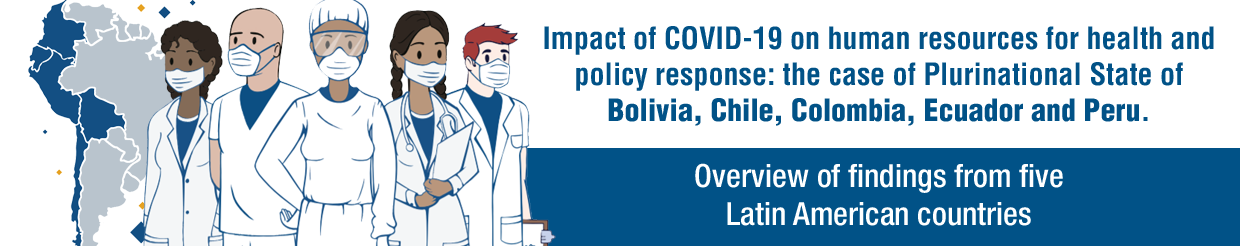
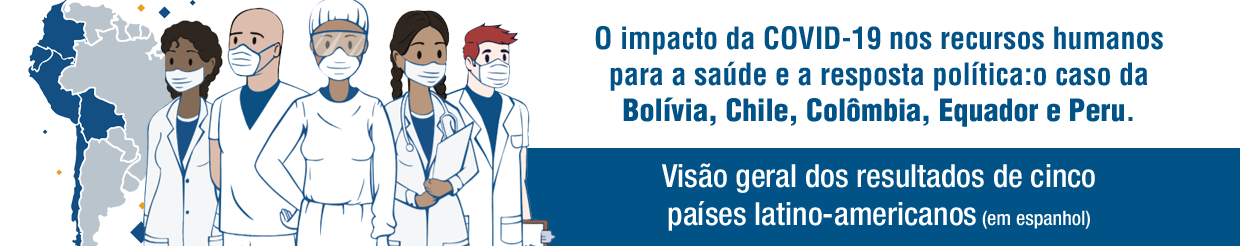
Two versions of the same layered image (1240 × 246). Layer-by-layer changes:
hid group "En" (5 layers) over [544, 26, 1214, 231]
showed group "Pt" (5 layers) over [544, 26, 1214, 231]
painted on "Visão geral dos resultados de cinco países latino-americanos (e" over [668, 201, 1090, 231]
